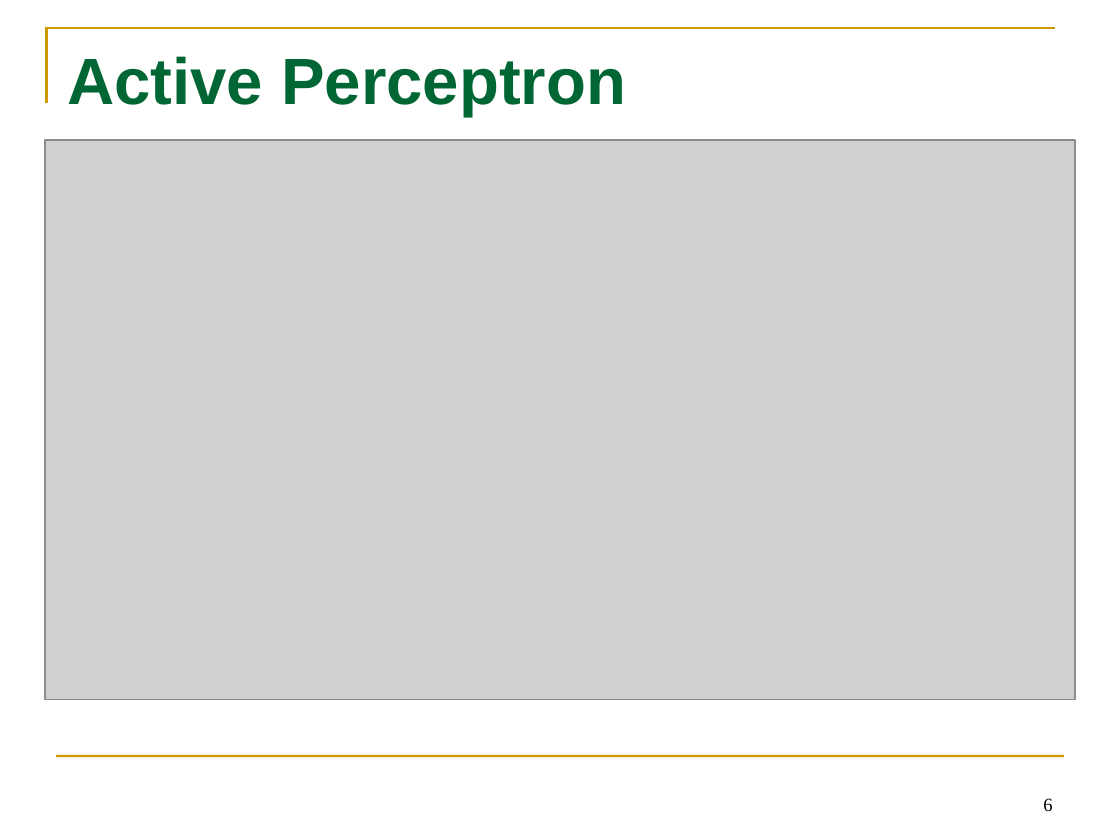
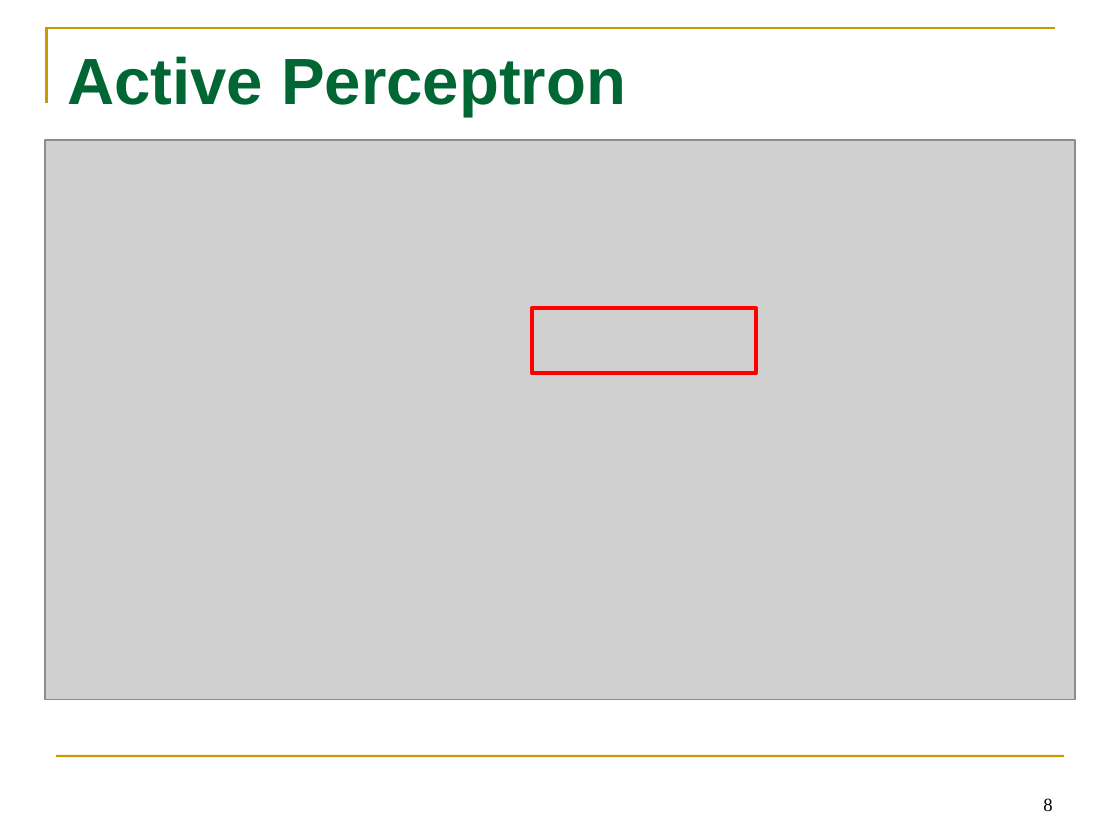
Before and after one commit to tttyy/Active-Learning, a slide deck: slide 8 of presentation/Activelearning.pptx (slide 6 before the commit). Drawn at 1120x840 pixels with LibreOffice and Linux fonts; fonts in the diff are those of the drawing; grey boxes stand for pictures. Boxes give left, top, right and bottom in pixels: in the first picture for what was removed or moved away, otherwise in the second. Text is boxed around its words. In the diff, an @@ line names an element or a change of style, - is before the commit and + after.

Commit message:
Update slides

```diff
--- a/presentation/Activelearning.pptx
+++ b/presentation/Activelearning.pptx
@@ rectangle added at (532, 308, 756, 373), outline #FF0000 2.5 pt @@
@@ page number at (1043, 798, 1052, 811): text changed @@
-6
+8
```
Also in this commit, not shown: 1 other slide changed, 2 slides added, 1 other file.
